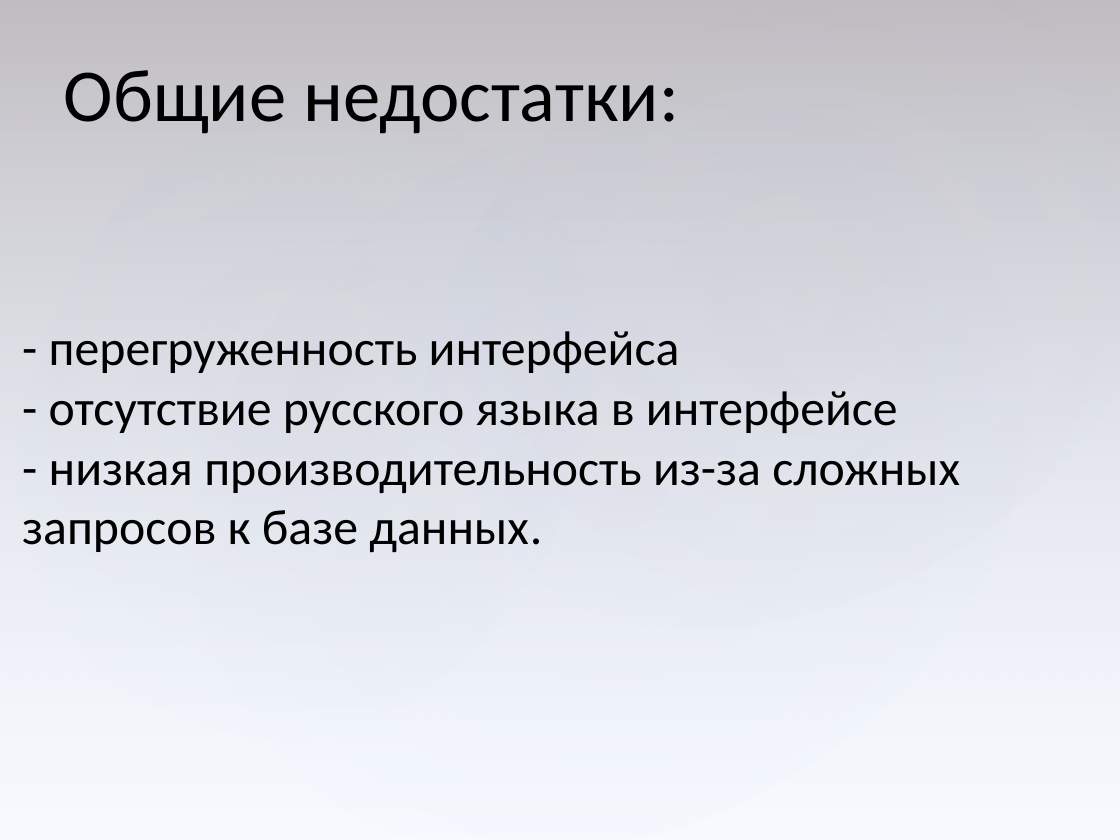
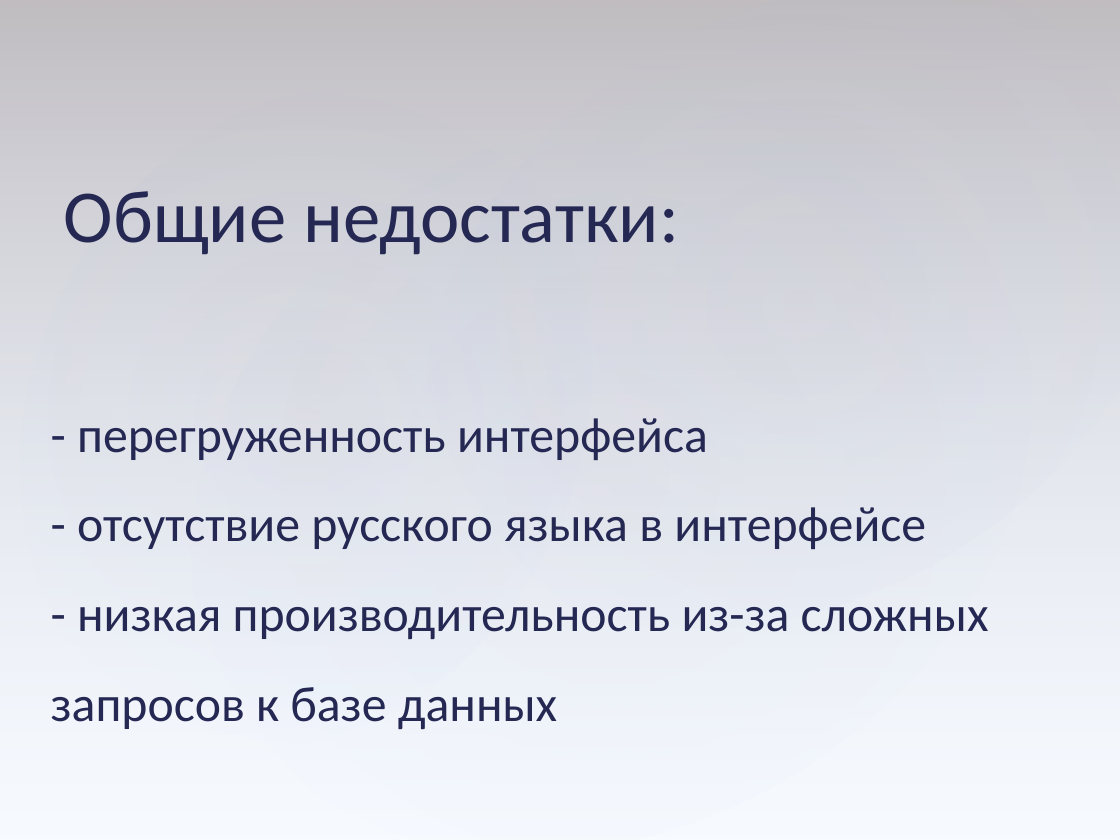
Before and after one commit to serpikovs/in40, a slide deck: slide 8 of !docs/common.pptx. Drawn at 1120x840 pixels with LibreOffice and Linux fonts; fonts in the diff are those of the drawing. Boxes give left, top, right and bottom in pixels: in the first picture for what was removed or moved away, otherwise in the second. Text is boxed around its words. In the diff, an @@ line names an element or a change of style, - is before the commit and + after.

```diff
--- a/!docs/common.pptx
+++ b/!docs/common.pptx
@@ text "Общие недостатки:": place and size @@
-text "Общие недостатки:" at [64,70,679,134]
+text "Общие недостатки:" at [64,191,679,255]
@@ text "Общие недостатки:" at [64,191,679,255]: text colour #000000 to #242852 @@
@@ text "- перегруженность интерфейса": place and size @@
-text "- перегруженность интерфейса" at [22,331,960,552]
+text "- перегруженность интерфейса" at [51,418,989,729]
@@ text at [77,418,926,549]: text colour #000000 to #242852 in "- перегруженность интерфейса", "- отсутствие русского языка в интерфейсе"; line spacing 1 to 1.5 @@
@@ text at [51,607,989,729]: text changed; text colour #000000 to #242852 @@
-- низкая производительность из-за сложных запросов к базе данных.
+- низкая производительность из-за сложных запросов к базе данных
```
Also in this commit, not shown: 34 other slides changed.
